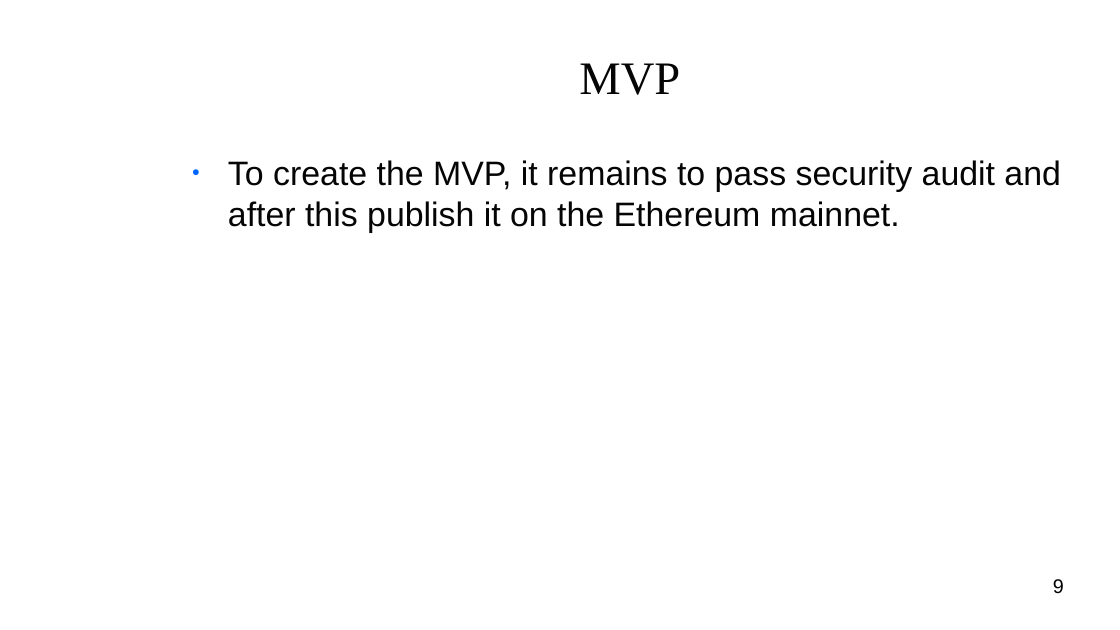
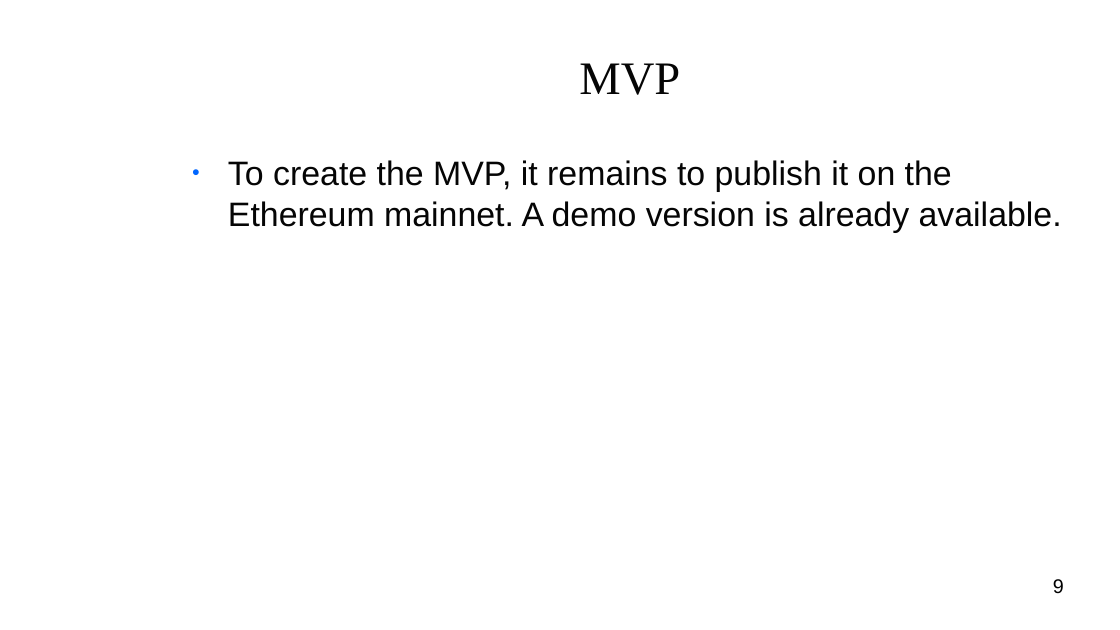
Before and after one commit to vporton/courts, a slide deck: slide 9 of deliverables/pitch-deck.odp. Drawn at 1120x630 pixels with LibreOffice and Linux fonts; fonts in the diff are those of the drawing; background and template pictures are left out. Boxes give left, top, right and bottom in pixels: in the first picture for what was removed or moved away, otherwise in the second. Text is boxed around its words. In the diff, an @@ line names an element or a change of style, - is before the commit and + after.

```diff
--- a/deliverables/pitch-deck.odp
+++ b/deliverables/pitch-deck.odp
@@ text at bbox=[228, 160, 1062, 233]: text changed @@
-● To create the MVP, it remains to pass security audit and after this publish it on the Ethereum mainnet.
+● To create the MVP, it remains to publish it on the Ethereum mainnet. A demo version is already available.
```
Also in this commit, not shown: 2 other slides changed.
